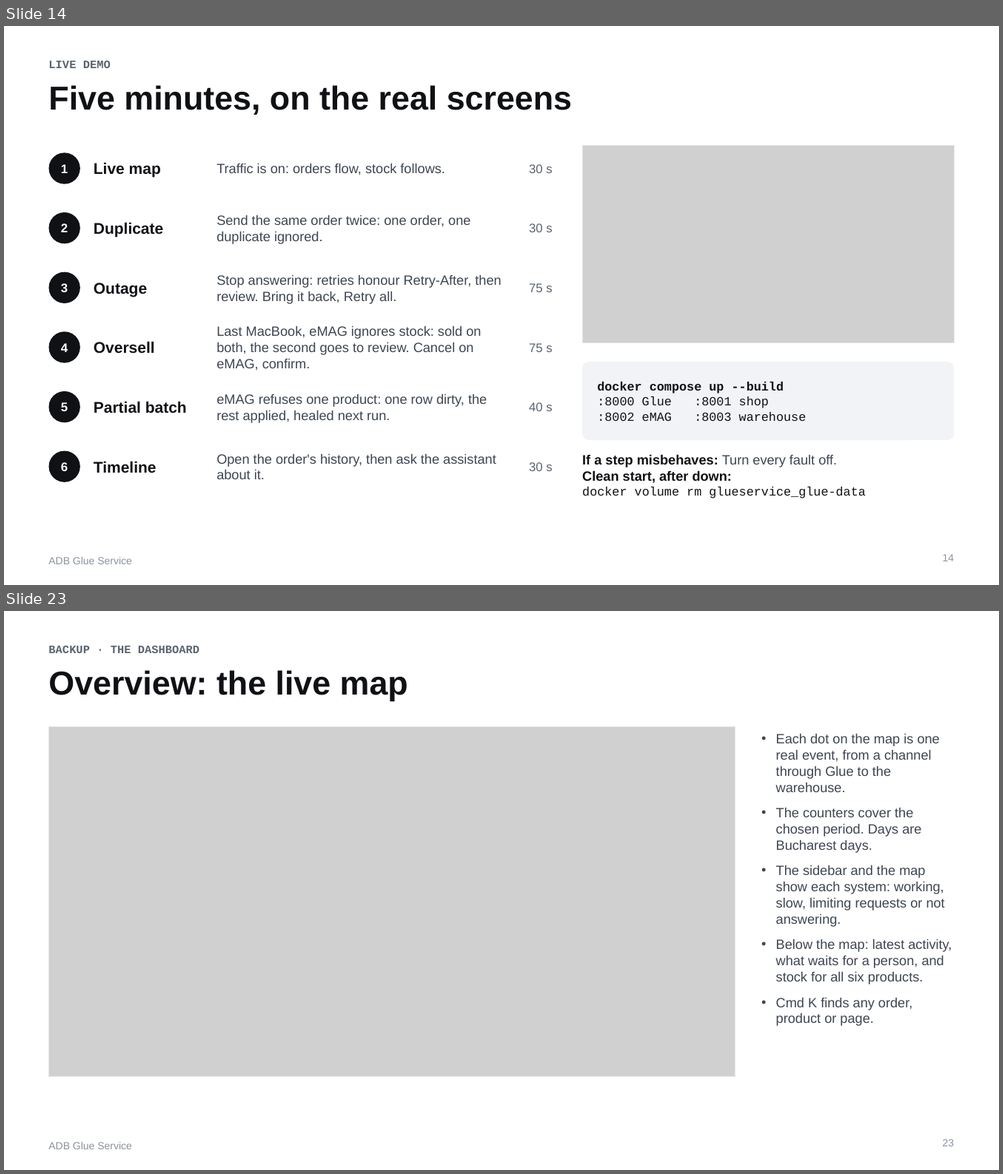
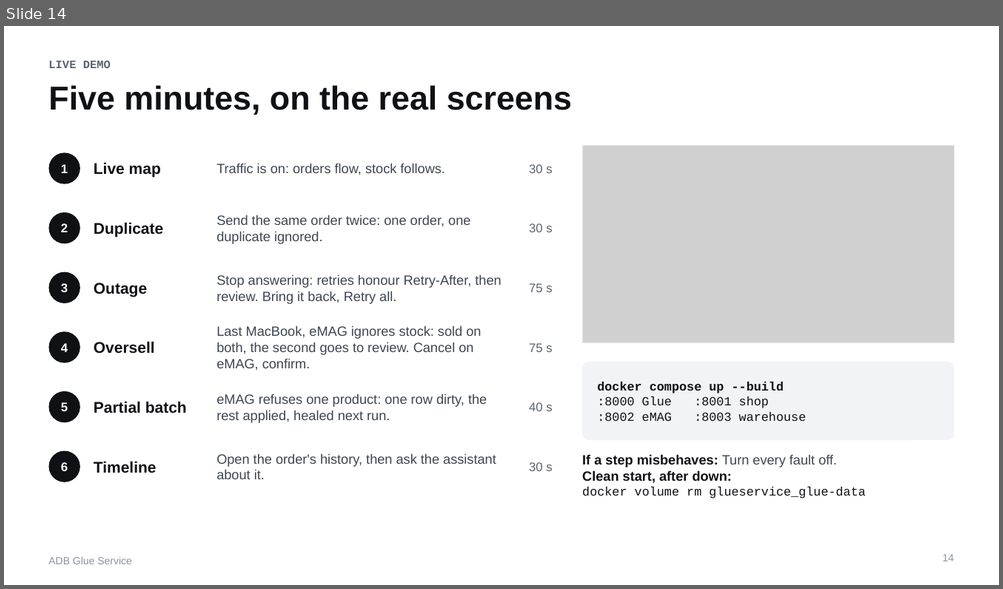
Before and after one commit to PantelimonGulie/adb-glue-service, a slide deck: docs/presentation/ADB-Glue-Service.pptx. Shown one above the other, each under a label of ours: slides 14 and 23 before the commit, slide 14 after it; the slides between them are not shown. The pictures are 1003x1174 and 1003x589 pixels, drawn with LibreOffice and Linux fonts; fonts in the diff are those of the drawing; grey boxes stand for pictures. Boxes give left, top, right and bottom in pixels: in the first picture for what was removed or moved away, otherwise in the second. Text is boxed around its words. In the diff, an @@ line names an element or a change of style, - is before the commit and + after.

```diff
--- a/docs/presentation/ADB-Glue-Service.pptx
+++ b/docs/presentation/ADB-Glue-Service.pptx
@@ slide 23 removed at bbox=[4, 611, 999, 1170], background #FFFFFF; not listed: 1 template element that a slide beside it also shows @@
@@ text removed at bbox=[48, 645, 199, 653] @@
-BACKUP · THE DASHBOARD
@@ title removed at bbox=[48, 670, 408, 701] @@
-Overview: the live map
@@ picture removed at bbox=[48, 726, 735, 1077] @@
@@ rectangle removed at bbox=[48, 726, 735, 1077] @@
@@ text removed at bbox=[776, 734, 951, 1026] @@
-• Each dot on the map is one real event, from a channel through Glue to the warehouse.
-• The counters cover the chosen period. Days are Bucharest days.
-• The sidebar and the map show each system: working, slow, limiting requests or not answering.
-• Below the map: latest activity, what waits for a person, and stock for all six products.
-• Cmd K finds any order, product or page.
@@ page number removed at bbox=[942, 1139, 954, 1147] @@
-23
```
Also in this commit, not shown: 1 slide changed, 12 other slides removed, 1 other file.
